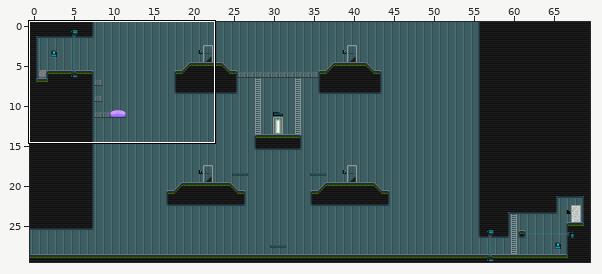
Two versions of a level (Tiled map (JSON), data/maps/tech-overworld.tmx.json). Above: a wide view before the commit, with the close-up outlined.
Close-up. Before:
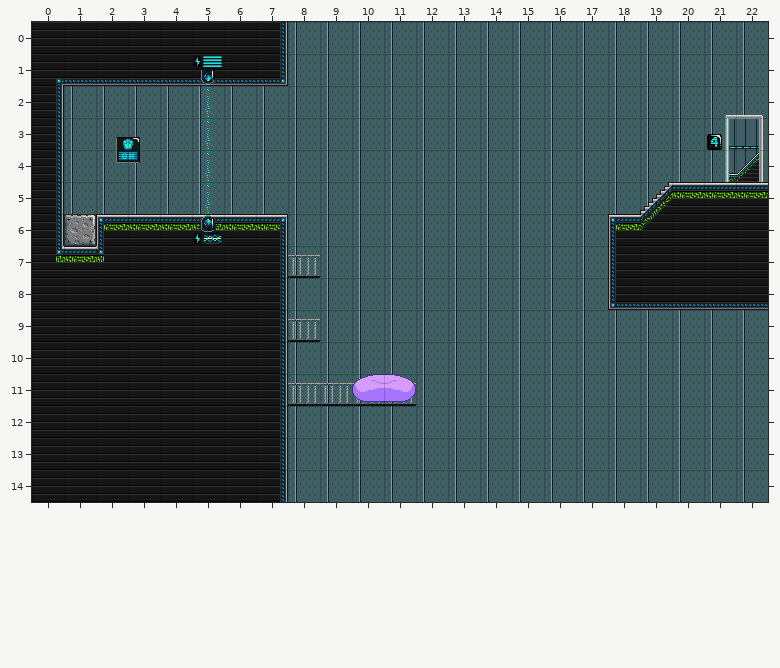
Cells are 32x32 px. Shown: x 0..22, y 0..14.
After:
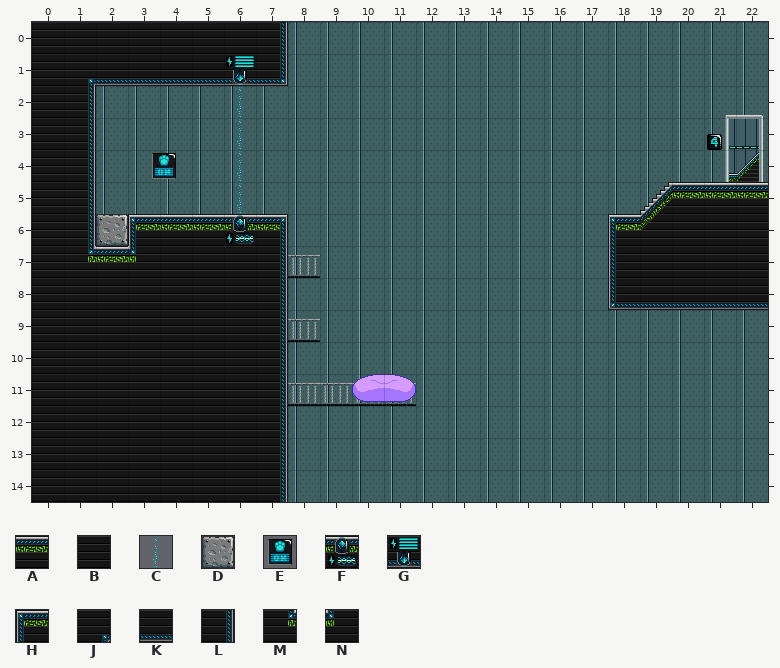
Key: from "terrain": A 160, B 162, C 164, D 176, E 180, F 182, G 183, H 184, J 186, K 187, L 202, M 218, N 220.
_ is an empty cell.
Objects are placed by their top-left corner, in cells (3,4 is the top-left corner of cell 3,4); size is 1x1 cell unless given.
Tiles replaced or removed in this view: A, B, C, D, F, G, H, J, K, L, M, N.
Message: Fix a bit of the tech overworld to not touch the camera margin
From old to new:
Changed rows in their new state; . is an unchanged cell.
Layer "background #3":
first column x 0:
 1 BJ...KG
 2 BL..._C
 3 BL..._C
 4 BL..._C
 5 BL..._C
 6 BLDH.AF
 7 BMAN...
Layer "special":
changed: E at 2.5,3.5 -> E at 3.6,4
Where, in picture pixels (left, top, right, bottom), the same in both close-ups:
changed: (56, 79, 176, 262)
changed: (193, 56, 255, 244)
